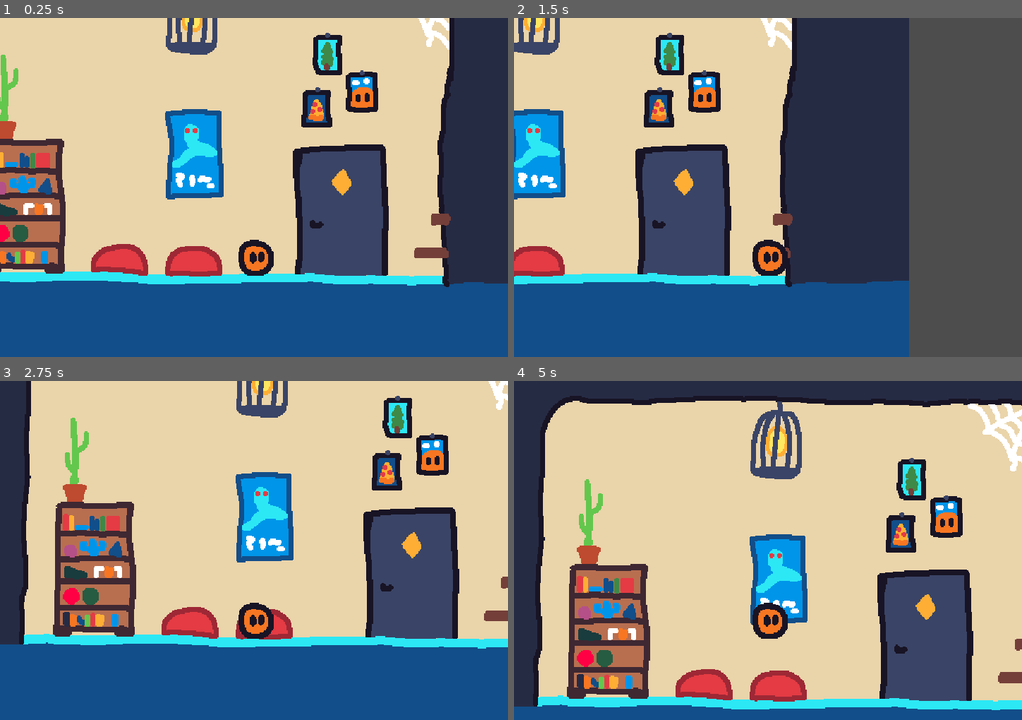
Above: before the commit, frames 1-4 (two rows, left to right).
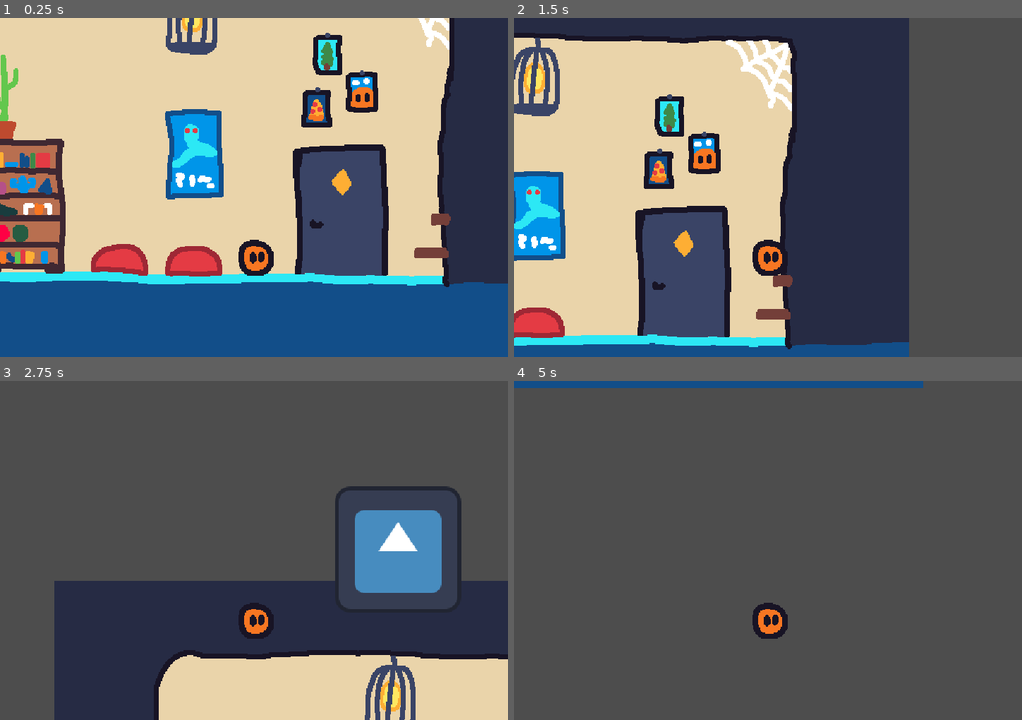
Above: after the commit, the same moments.

Repository: Jinrty/beest
Game: Godot game, scene res://main.tscn
Same seed, same stepped clock (60 frames per second), same inputs: the game is played once before the commit and once after it. The engine's default icon, where the game draws it, is replaced by a stand-in: a white triangle on a blue panel in a dark square.
Inputs (mouse positions are in pixels of both pictures, inside the frame that each line leads up to):
- Up to frame 1 (0.25 s): no input
- Up to frame 2 (1.5 s): tap Enter at 0.5 s; move the mouse to (879, 170) at 0.52 s; hold D (move_right) from 0.53 s (still down); tap E (interact) at 0.6, 1.35 s; click (879, 170) at 0.67 s; tap Space (jump) at 0.77 s; move the mouse to (666, 204) at 1.27 s
- Up to frame 3 (2.75 s): tap Space (jump) at 1.52 s; move the mouse to (304, 475) at 2.02 s; release D (move_right) at 2.03 s; hold Left (move_left) from 2.03 s (still down); tap Alt at 2.1 s; tap E (interact) at 2.3 s
- Up to frame 4 (5 s): move the mouse to (742, 618) at 2.77 s; release Left (move_left) at 2.78 s; hold D (move_right) 2.78-4.28 s; tap Shift at 2.85 s; click (742, 618) at 2.92 s; tap Space (jump) at 3.02, 3.77, 4.52 s; tap E (interact) at 3.05, 3.6, 4.35 s; move the mouse to (920, 601) at 3.52 s; move the mouse to (615, 499) at 4.27 s; hold Left (move_left) from 4.28 s (still down)

The runs differ from the first frame. In frame 1, less than 0.1% of the frame differs, in the area x 58-75%, y 39-77%; in frame 2, 33%; in frame 3, 98%; in frame 4, 99%, in the area x 0-100%, y 0-100%.

Commit message:
Player room improvement
- added all collisions to room
- fixed a bug with duplicate collisions
- I am having so much fun doing this ngl

Diff:
--- a/door.gd
+++ b/door.gd
@@ -1,21 +1,34 @@
-extends Sprite2D
+@tool
+extends Area2D
 
-@export var where:Node2D
+@export var where:Area2D
 
 var inside:bool = false
 var player:Node2D = null
 
-func _on_area_2d_body_entered(body: Node2D) -> void:
-	if(body.name == "Player"):
-		inside = true
-		player = body
-
-func _on_area_2d_body_exited(body: Node2D) -> void:
-	if(body.name == "Player"):
-		inside = false
-		player = body
+@export var sprite:Texture2D:
+	set(value):
+		sprite = value
+		$Sprite2D.texture = value
 
 
 func _process(delta: float) -> void:
 	if(inside == true and Input.is_action_just_pressed("interact")):
 		player.teleport(where)
+
+func _ready() -> void:
+	get_parent().set_editable_instance(self, true)
+	$CollisionShape2D.shape = $CollisionShape2D.shape.duplicate()
+
+
+func _on_body_entered(body: Node2D) -> void:
+	if(body.name == "Player"):
+		inside = true
+		player = body
+		print("g")
+
+
+func _on_body_exited(body: Node2D) -> void:
+	if(body.name == "Player"):
+		inside = false
+		player = body
--- a/door.tscn
+++ b/door.tscn
@@ -1,22 +1,21 @@
-[gd_scene load_steps=4 format=3 uid="uid://ddumcdtfamlhq"]
+[gd_scene load_steps=3 format=3 uid="uid://ddumcdtfamlhq"]
 
-[ext_resource type="Texture2D" uid="uid://rs3sayxhrx5i" path="res://icon.svg" id="1_y7owd"]
 [ext_resource type="Script" path="res://door.gd" id="2_idcyn"]
 
-[sub_resource type="RectangleShape2D" id="RectangleShape2D_lnvnp"]
-size = Vector2(125.831, 125.831)
+[sub_resource type="RectangleShape2D" id="RectangleShape2D_lu8qt"]
 
-[node name="Door" type="Sprite2D"]
+[node name="Door" type="Area2D"]
 position = Vector2(-1, -1)
 scale = Vector2(0.460938, 0.460938)
-texture = ExtResource("1_y7owd")
 script = ExtResource("2_idcyn")
 
-[node name="Area2D" type="Area2D" parent="."]
+[node name="Sprite2D" type="Sprite2D" parent="."]
+position = Vector2(6.46519e-08, -6.46519e-08)
+scale = Vector2(2.16673, 2.16673)
 
-[node name="CollisionShape2D" type="CollisionShape2D" parent="Area2D"]
-position = Vector2(0, -2.14577e-06)
-shape = SubResource("RectangleShape2D_lnvnp")
+[node name="CollisionShape2D" type="CollisionShape2D" parent="."]
+position = Vector2(1.08475, -2.14577e-06)
+shape = SubResource("RectangleShape2D_lu8qt")
 
-[connection signal="body_entered" from="Area2D" to="." method="_on_area_2d_body_entered"]
-[connection signal="body_exited" from="Area2D" to="." method="_on_area_2d_body_exited"]
+[connection signal="body_entered" from="." to="." method="_on_body_entered"]
+[connection signal="body_exited" from="." to="." method="_on_body_exited"]
--- a/main.tscn
+++ b/main.tscn
@@ -1,7 +1,6 @@
-[gd_scene load_steps=21 format=3 uid="uid://4tt01l71fff2"]
+[gd_scene load_steps=26 format=3 uid="uid://4tt01l71fff2"]
 
 [ext_resource type="PackedScene" uid="uid://dpmnucvcojqt1" path="res://player.tscn" id="1_duym8"]
-[ext_resource type="PackedScene" uid="uid://ccl1ub4e7yjio" path="res://interact.tscn" id="2_ju24m"]
 [ext_resource type="PackedScene" uid="uid://ddumcdtfamlhq" path="res://door.tscn" id="3_0pimg"]
 [ext_resource type="Texture2D" uid="uid://doldxrpmy7b6b" path="res://sprites/background.png" id="4_6m1m1"]
 [ext_resource type="Texture2D" uid="uid://djsuje4wtq45m" path="res://sprites/cushion2.png" id="6_7f6dn"]
@@ -14,10 +13,20 @@
 [ext_resource type="Texture2D" uid="uid://d1oq0kxgadncg" path="res://sprites/not-sure.png" id="11_m3bmn"]
 [ext_resource type="Texture2D" uid="uid://dluqb2am15ejn" path="res://sprites/lamp.png" id="12_kyhnx"]
 [ext_resource type="Texture2D" uid="uid://b3oilsvl1us7v" path="res://sprites/door.png" id="13_efbsc"]
+[ext_resource type="Texture2D" uid="uid://rs3sayxhrx5i" path="res://icon.svg" id="14_10pbg"]
 [ext_resource type="PackedScene" uid="uid://c8pogrne27kl2" path="res://solid_decoration.tscn" id="15_wj710"]
 
-[sub_resource type="RectangleShape2D" id="RectangleShape2D_iv12d"]
-size = Vector2(291, 20)
+[sub_resource type="RectangleShape2D" id="RectangleShape2D_ot6oy"]
+size = Vector2(79, 136)
+
+[sub_resource type="RectangleShape2D" id="RectangleShape2D_v2dgg"]
+size = Vector2(35, 11)
+
+[sub_resource type="RectangleShape2D" id="RectangleShape2D_pf058"]
+size = Vector2(20, 11.5)
+
+[sub_resource type="RectangleShape2D" id="RectangleShape2D_46jwf"]
+size = Vector2(44, 67)
 
 [sub_resource type="RectangleShape2D" id="RectangleShape2D_ropw1"]
 size = Vector2(499, 20)
@@ -31,39 +40,12 @@
 [sub_resource type="RectangleShape2D" id="RectangleShape2D_eg3hh"]
 size = Vector2(14.5, 337)
 
+[sub_resource type="RectangleShape2D" id="RectangleShape2D_334nr"]
+size = Vector2(169.221, 234.305)
+
+[sub_resource type="RectangleShape2D" id="RectangleShape2D_1einf"]
+
 [node name="Main" type="Node2D"]
-
-[node name="ColorRect" type="ColorRect" parent="."]
-z_index = -1
-offset_right = 720.0
-offset_bottom = 480.0
-color = Color(0.67451, 1, 1, 1)
-
-[node name="StaticBody2D" type="StaticBody2D" parent="."]
-
-[node name="CollisionShape2D" type="CollisionShape2D" parent="StaticBody2D"]
-position = Vector2(295, 248)
-shape = SubResource("RectangleShape2D_iv12d")
-
-[node name="ColorRect" type="ColorRect" parent="StaticBody2D"]
-offset_left = 150.0
-offset_top = 238.0
-offset_right = 440.0
-offset_bottom = 258.0
-color = Color(0, 0, 0, 1)
-
-[node name="Interact" parent="." instance=ExtResource("2_ju24m")]
-position = Vector2(257, 151)
-
-[node name="Door" parent="." node_paths=PackedStringArray("where") instance=ExtResource("3_0pimg")]
-position = Vector2(211.631, 166.928)
-scale = Vector2(1.07513, 1.07513)
-texture = ExtResource("13_efbsc")
-where = NodePath("../Door2")
-
-[node name="Door2" parent="." node_paths=PackedStringArray("where") instance=ExtResource("3_0pimg")]
-position = Vector2(410, 209)
-where = NodePath("../Door")
 
 [node name="Player_room" type="Node2D" parent="."]
 position = Vector2(1041, 202)
@@ -90,15 +72,16 @@
 position = Vector2(-73, 56)
 texture = ExtResource("8_owp5f")
 
-[node name="Solid Decoration" parent="Player_room" instance=ExtResource("15_wj710")]
+[node name="Shelf" parent="Player_room" instance=ExtResource("15_wj710")]
 position = Vector2(-55, 169)
 sprite = ExtResource("8_e6ipg")
 
-[node name="Sprite2D" parent="Player_room/Solid Decoration" index="0"]
+[node name="Sprite2D" parent="Player_room/Shelf" index="0"]
 texture = ExtResource("8_e6ipg")
 
-[node name="CollisionShape2D" parent="Player_room/Solid Decoration" index="1"]
-position = Vector2(1, 0)
+[node name="CollisionShape2D" parent="Player_room/Shelf" index="1"]
+position = Vector2(0.5, -1)
+shape = SubResource("RectangleShape2D_ot6oy")
 
 [node name="Snake-poster" type="Sprite2D" parent="Player_room"]
 position = Vector2(119, 115)
@@ -108,13 +91,37 @@
 position = Vector2(266, 40)
 texture = ExtResource("10_fonkk")
 
-[node name="Not-sure" type="Sprite2D" parent="Player_room"]
+[node name="Step 1" parent="Player_room" instance=ExtResource("15_wj710")]
 position = Vector2(360, 198)
+sprite = ExtResource("11_m3bmn")
+
+[node name="Sprite2D" parent="Player_room/Step 1" index="0"]
 texture = ExtResource("11_m3bmn")
 
-[node name="Lamp" type="Sprite2D" parent="Player_room"]
+[node name="CollisionShape2D" parent="Player_room/Step 1" index="1"]
+position = Vector2(-2.5, 17.5)
+shape = SubResource("RectangleShape2D_v2dgg")
+
+[node name="Step 2" parent="Player_room" instance=ExtResource("15_wj710")]
+position = Vector2(360, 198)
+
+[node name="Sprite2D" parent="Player_room/Step 2" index="0"]
+texture = ExtResource("11_m3bmn")
+
+[node name="CollisionShape2D" parent="Player_room/Step 2" index="1"]
+position = Vector2(7, -16.75)
+shape = SubResource("RectangleShape2D_pf058")
+
+[node name="Lamp2" parent="Player_room" instance=ExtResource("15_wj710")]
 position = Vector2(118, -26)
+sprite = ExtResource("12_kyhnx")
+
+[node name="Sprite2D" parent="Player_room/Lamp2" index="0"]
 texture = ExtResource("12_kyhnx")
+
+[node name="CollisionShape2D" parent="Player_room/Lamp2" index="1"]
+position = Vector2(-3, 3.5)
+shape = SubResource("RectangleShape2D_46jwf")
 
 [node name="Door" type="Sprite2D" parent="Player_room"]
 position = Vector2(266, 173)
@@ -138,6 +145,29 @@
 position = Vector2(-130.25, 85.5)
 shape = SubResource("RectangleShape2D_eg3hh")
 
+[node name="Door2" parent="Player_room" node_paths=PackedStringArray("where") instance=ExtResource("3_0pimg")]
+position = Vector2(266, 173)
+where = NodePath("../Door3")
+sprite = ExtResource("13_efbsc")
+
+[node name="Sprite2D" parent="Player_room/Door2" index="0"]
+texture = ExtResource("13_efbsc")
+
+[node name="CollisionShape2D" parent="Player_room/Door2" index="1"]
+position = Vector2(2.17041, 19.5255)
+shape = SubResource("RectangleShape2D_334nr")
+
+[node name="Door3" parent="Player_room" node_paths=PackedStringArray("where") instance=ExtResource("3_0pimg")]
+position = Vector2(123, -172)
+where = NodePath("../Door2")
+sprite = ExtResource("14_10pbg")
+
+[node name="Sprite2D" parent="Player_room/Door3" index="0"]
+texture = ExtResource("14_10pbg")
+
+[node name="CollisionShape2D" parent="Player_room/Door3" index="1"]
+shape = SubResource("RectangleShape2D_1einf")
+
 [node name="Player" parent="." instance=ExtResource("1_duym8")]
 z_index = 1
 position = Vector2(1219, 417)
@@ -146,4 +176,12 @@
 position = Vector2(0, -68)
 zoom = Vector2(1.4, 1.4)
 
-[editable path="Player_room/Solid Decoration"]
+[node name="Node2D" type="Node2D" parent="."]
+position = Vector2(123, -172)
+
+[editable path="Player_room/Shelf"]
+[editable path="Player_room/Step 1"]
+[editable path="Player_room/Step 2"]
+[editable path="Player_room/Lamp2"]
+[editable path="Player_room/Door2"]
+[editable path="Player_room/Door3"]
--- a/player.gd
+++ b/player.gd
@@ -36,7 +36,8 @@
 
 
 func teleport(where) -> void:
-	global_position = where.position
+	global_position = where.global_position
+	print(where.position)
 
 
 func _physics_process(delta: float) -> void:
--- a/solid_decoration.gd
+++ b/solid_decoration.gd
@@ -9,3 +9,4 @@
 
 func _ready() -> void:
 	get_parent().set_editable_instance(self, true)
+	$CollisionShape2D.shape = $CollisionShape2D.shape.duplicate()
--- a/solid_decoration.tscn
+++ b/solid_decoration.tscn
@@ -2,8 +2,8 @@
 
 [ext_resource type="Script" path="res://solid_decoration.gd" id="1_ga6oc"]
 
-[sub_resource type="RectangleShape2D" id="RectangleShape2D_qnhpm"]
-size = Vector2(78, 134)
+[sub_resource type="RectangleShape2D" id="RectangleShape2D_a1r01"]
+size = Vector2(68.375, 148.188)
 
 [node name="Solid Decoration" type="StaticBody2D"]
 script = ExtResource("1_ga6oc")
@@ -11,4 +11,4 @@
 [node name="Sprite2D" type="Sprite2D" parent="."]
 
 [node name="CollisionShape2D" type="CollisionShape2D" parent="."]
-shape = SubResource("RectangleShape2D_qnhpm")
+shape = SubResource("RectangleShape2D_a1r01")
